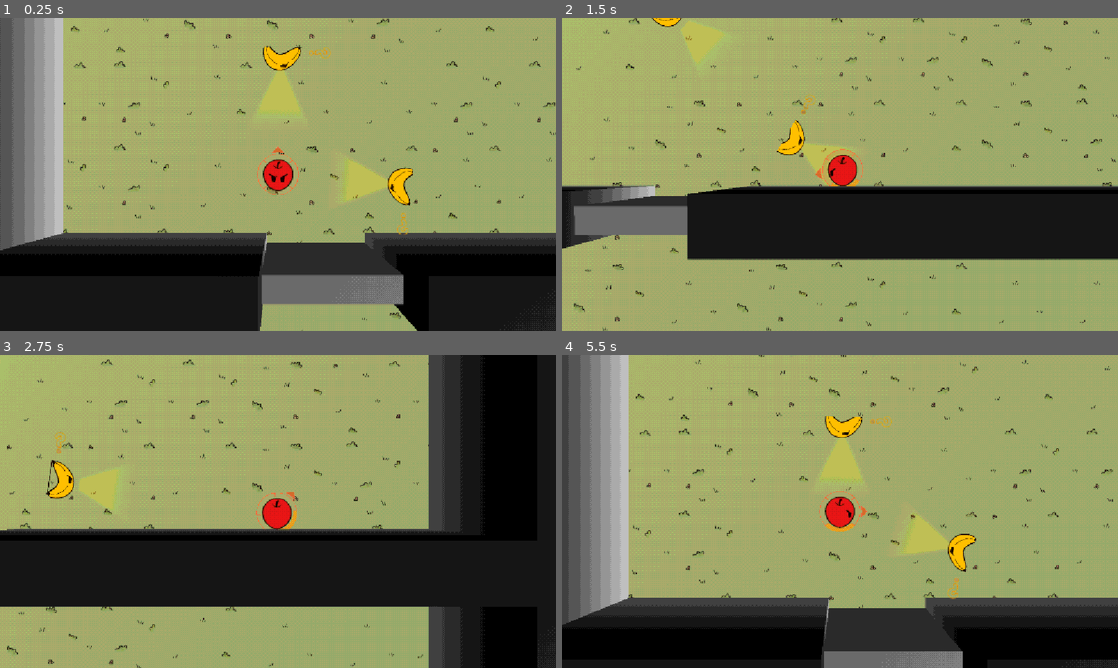
Above: before the commit, frames 1-4 (two rows, left to right).
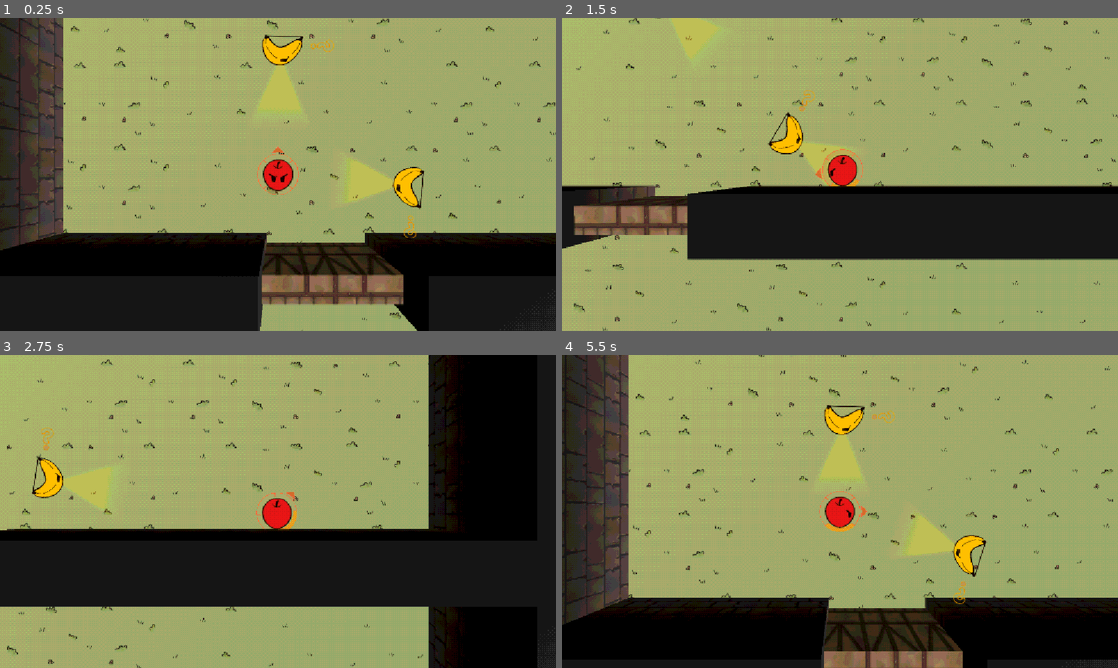
Above: after the commit, the same moments.

Repository: CasualShrub/arrow-head
Game: Godot game, scene res://scenes/levels/tutorial.tscn
The game is run twice, just before and just after one commit, with the same random seed, the same clock (stepped at 60 frames per second) and the same inputs. This scene is started directly instead of the project's main scene. Sound files missing from this copy of the repository are replaced by a short silence.
Inputs (mouse positions are in pixels of both pictures, inside the frame that each line leads up to):
- Up to frame 1 (0.25 s): no input
- Up to frame 2 (1.5 s): tap Enter at 0.5 s; move the mouse to (962, 158) at 0.52 s; hold D (move_right) 0.53-1.28 s; hold Space (fire) 0.53-1.28 s; move the mouse to (728, 190) at 1.27 s; hold S (move_down) from 1.28 s (still down); tap R at 1.35 s
- Up to frame 3 (2.75 s): move the mouse to (333, 442) at 2.02 s; release S (move_down) at 2.03 s; hold D (move_right) from 2.03 s (still down); hold Space (fire) from 2.03 s (still down)
- Up to frame 4 (5.5 s): move the mouse to (812, 574) at 2.77 s; release D (move_right) at 2.78 s; release Space (fire) at 2.78 s; hold W (move_up) 2.78-3.53 s; tap R at 2.85, 4.35 s; move the mouse to (1006, 558) at 3.52 s; hold Space (fire) 3.53-4.28 s; hold A (move_left) 3.53-5.03 s; move the mouse to (673, 464) at 4.27 s; move the mouse to (867, 511) at 5.02 s; hold S (move_down) from 5.03 s (still down); hold Space (fire) from 5.03 s (still down)

The runs differ from the first frame. In frame 1, 15% of the frame differs, in the area x 0-100%, y 0-92%; in frame 2, 3.2%; in frame 3, 5.8%; in frame 4, 17%, in the area x 0-100%, y 0-100%.

Commit message:
tutorial scene apply textures

Diff:
--- a/scenes/levels/tutorial.tscn
+++ b/scenes/levels/tutorial.tscn
@@ -2,11 +2,15 @@
 
 [ext_resource type="PackedScene" uid="uid://b6c1h2si8ob6l" path="res://scenes/levels/encounter.tscn" id="1_rnyxf"]
 [ext_resource type="PackedScene" uid="uid://tmhabgv3ovyb" path="res://scenes/enemies/enemy_archer.tscn" id="2_1r3rq"]
-[ext_resource type="Shader" uid="uid://buv2tktnh5ufo" path="res://shaders/fade.gdshader" id="2_ub0e1"]
+[ext_resource type="Shader" uid="uid://br4t4iofbd1o1" path="res://shaders/textured_fade.gdshader" id="3_fade"]
+[ext_resource type="Texture2D" uid="uid://duy7x13uwce0v" path="res://assets/textures/brickwall.png" id="4_bricktex"]
+[ext_resource type="Material" uid="uid://cwoodgate0tut" path="res://materials/wood_gate_material.tres" id="5_woodgate"]
 
-[sub_resource type="ShaderMaterial" id="ShaderMaterial_1r3rq"]
+[sub_resource type="ShaderMaterial" id="ShaderMaterial_brickfade"]
 render_priority = 0
-shader = ExtResource("2_ub0e1")
+shader = ExtResource("3_fade")
+shader_parameter/tex = ExtResource("4_bricktex")
+shader_parameter/tex_scale = 0.5
 shader_parameter/wall_height = 0.51
 shader_parameter/fade_start = -0.04
 
@@ -16,10 +20,10 @@
 transform = Transform3D(1, 0, 0, 0, 1, 0, 0, 0, 1, 15.001652, 0, 27.90976)
 
 [node name="Enemy" parent="SubViewportContainer/SubViewport/World/Enemies" parent_id_path=PackedInt32Array(1185931971) index="0" unique_id=71488470 instance=ExtResource("2_1r3rq")]
-transform = Transform3D(1, 0, 0, 0, 1, 0, 0, 0, 1, 15.0722, -0.18712926, 24.909813)
+transform = Transform3D(1, 0, 0, 0, 1, 0, 0, 0, 1, 15.072, 0.1, 24.91)
 
 [node name="Enemy2" parent="SubViewportContainer/SubViewport/World/Enemies" parent_id_path=PackedInt32Array(1185931971) index="1" unique_id=1941047971 instance=ExtResource("2_1r3rq")]
-transform = Transform3D(1, 0, 0, 0, 1, 0, 0, 0, 1, 18.147894, -0.1871283, 28.174894)
+transform = Transform3D(1, 0, 0, 0, 1, 0, 0, 0, 1, 18.148, 0.1, 28.175)
 
 [node name="CameraPivot" parent="SubViewportContainer/SubViewport/World" parent_id_path=PackedInt32Array(1589957074) index="3" unique_id=1563753267]
 transform = Transform3D(1, 0, 0, 0, -4.371139e-08, 1, 0, -1, -4.371139e-08, 15.001652, 3.7000048, 27.90976)
@@ -29,27 +33,28 @@
 use_collision = true
 collision_layer = 4
 size = Vector3(5.3484993, 2.4925537, 0.9723892)
-material = SubResource("ShaderMaterial_1r3rq")
+material = SubResource("ShaderMaterial_brickfade")
 
 [node name="cobblestone gate side2" type="CSGBox3D" parent="SubViewportContainer/SubViewport/World" parent_id_path=PackedInt32Array(1589957074) index="7" unique_id=1296277998]
 transform = Transform3D(1, 0, 0, 0, 1, 0, 0, 0, 1, 19.854734, 0.7292166, 29.864239)
 use_collision = true
 collision_layer = 4
 size = Vector3(5.3484993, 2.4925537, 0.9723892)
-material = SubResource("ShaderMaterial_1r3rq")
+material = SubResource("ShaderMaterial_brickfade")
 
 [node name="cobblestone gate side3" type="CSGBox3D" parent="SubViewportContainer/SubViewport/World" parent_id_path=PackedInt32Array(1589957074) index="8" unique_id=1432467893]
 transform = Transform3D(1, 0, 0, 0, 1, 0, 0, 0, 1, 25.08304, 0.7292166, 29.864239)
 use_collision = true
 collision_layer = 4
 size = Vector3(5.3484993, 2.4925537, 0.9723892)
-material = SubResource("ShaderMaterial_1r3rq")
+material = SubResource("ShaderMaterial_brickfade")
 
 [node name="wood gate" type="CSGBox3D" parent="SubViewportContainer/SubViewport/World" parent_id_path=PackedInt32Array(1589957074) index="9" unique_id=1761008234]
 transform = Transform3D(1, 0, 0, 0, 0.9999143, -0.013090792, 0, 0.013090792, 0.9999143, 15.571087, 0.5696453, 29.90075)
 use_collision = true
 collision_layer = 4
 size = Vector3(3.659051, 1.6159363, 0.51174927)
+material = ExtResource("5_woodgate")
 
 [node name="Borders (trees)" type="Node3D" parent="." index="2" unique_id=2065437945]
 
@@ -58,25 +63,25 @@
 use_collision = true
 collision_layer = 4
 size = Vector3(54.994644, 2.4925537, 8.408813)
-material = SubResource("ShaderMaterial_1r3rq")
+material = SubResource("ShaderMaterial_brickfade")
 
 [node name="SubViewportContainer_SubViewport_World_Walls#CSGBox3D4" type="CSGBox3D" parent="Borders (trees)" index="1" unique_id=1118518528]
 transform = Transform3D(1, 0, 0, 0, 1, 0, 0, 0, 1, 21.964916, 0.7292166, 36.418808)
 use_collision = true
 collision_layer = 4
 size = Vector3(27.39737, 2.4925537, 3.2455597)
-material = SubResource("ShaderMaterial_1r3rq")
+material = SubResource("ShaderMaterial_brickfade")
 
 [node name="SubViewportContainer_SubViewport_World_Walls#CSGBox3D5" type="CSGBox3D" parent="Borders (trees)" index="2" unique_id=834377810]
 transform = Transform3D(1, 0, 0, 0, 1, 0, 0, 0, 1, 4.650795, 0.7292166, 21.540459)
 use_collision = true
 collision_layer = 4
 size = Vector3(9.931198, 2.4925537, 33.00226)
-material = SubResource("ShaderMaterial_1r3rq")
+material = SubResource("ShaderMaterial_brickfade")
 
 [node name="SubViewportContainer_SubViewport_World_Walls#CSGBox3D6" type="CSGBox3D" parent="Borders (trees)" index="3" unique_id=65664249]
 transform = Transform3D(1, 0, 0, 0, 1, 0, 0, 0, 1, 31.933506, 0.7292166, 21.540459)
 use_collision = true
 collision_layer = 4
 size = Vector3(8.714607, 2.4925537, 33.00226)
-material = SubResource("ShaderMaterial_1r3rq")
+material = SubResource("ShaderMaterial_brickfade")
